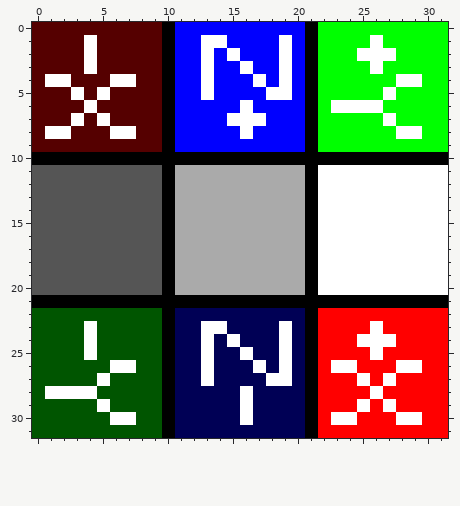
Two states of a pixel-art sprite, pingo/src/blender/blenderaxes.png. The picture above was drawn from the file before the commit.
The file is 32x32 pixels.
New version:
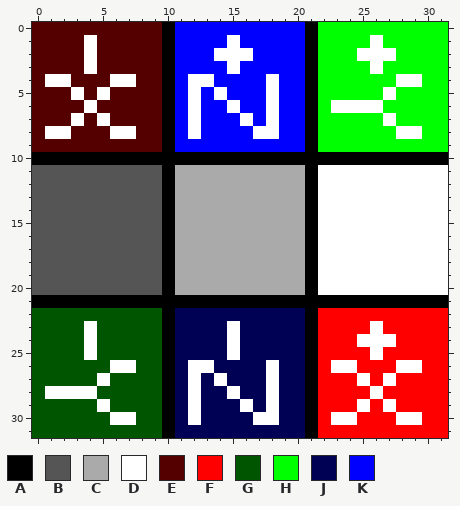
Palette (. is transparent): A #000000  B #555555  C #aaaaaa  D #ffffff  E #550000  F #ff0000  G #005500  H #00ff00  J #000055  K #0000ff
Changes in this commit:
y 1: x 13..15 DDK -> KKD; x 19 D -> K
y 2: x 13..14 DK -> KD; x 16 K -> D; x 19 D -> K
y 3: x 13 D -> K; x 15..16 KD -> DK; x 19 D -> K
y 4: x 12 K -> D; x 17..19 DKD -> KDK
y 5: x 12..14 KDK -> DKD; x 19 D -> K
y 6: x 12 K -> D; x 15..16 KD -> DK; x 18 K -> D
y 7: x 12 K -> D; x 15 D -> K; x 17..18 DK -> KD
y 8: x 12 K -> D; x 16..18 DKK -> KDD
y 23: x 13..15 DDJ -> JJD; x 19 D -> J
y 24: x 13 D -> J; x 19 D -> J
y 25: x 13 D -> J; x 15..16 JD -> DJ; x 19 D -> J
y 26: x 12 J -> D; x 17..19 DJD -> JDJ
y 27: x 12..14 JDJ -> DJD; x 19 D -> J
y 28: x 12 J -> D; x 15..16 JD -> DJ; x 18 J -> D
y 29: x 12 J -> D; x 18 J -> D
y 30: x 12 J -> D; x 16..18 DJJ -> JDD
Boxes around the changes in both pictures, in picture pixels (x1, y1, x2, y2):
changed: (188, 35, 292, 139)
changed: (188, 321, 292, 425)
